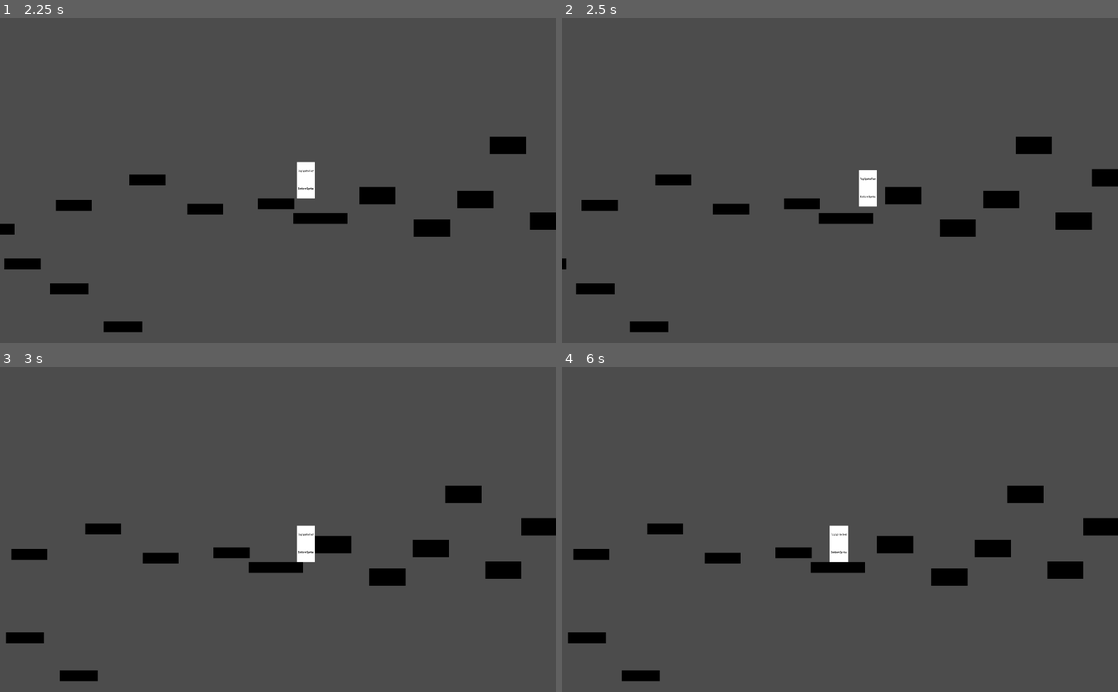
Above: before the commit, frames 1-4 (two rows, left to right).
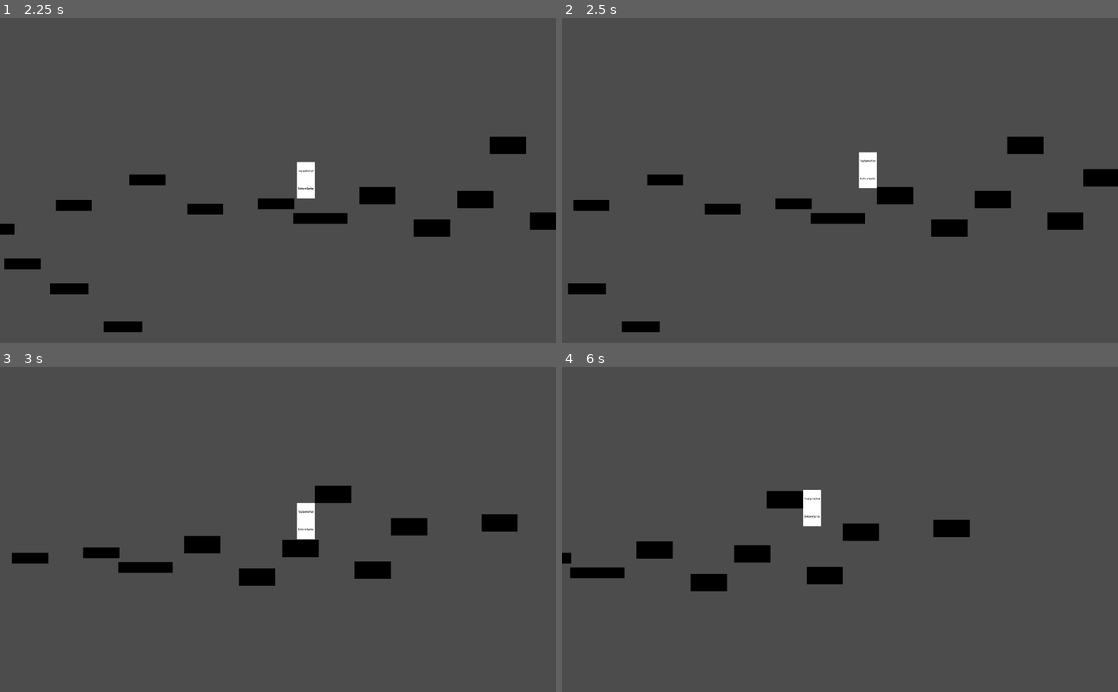
Above: after the commit, the same moments.

Repository: VeryCleverName3/Hybrid-Game-Jam
Game: Godot game, scene res://MainMenu.tscn
Two runs of this game, one before a commit and one after it. Both use one fixed random seed, a clock stepped at 60 frames per second and the inputs below.
Inputs:
- Up to frame 1 (2.25 s): click "Level Select" at 0.5 s; click "Test Level" at 1.25 s; tap Enter at 2 s; hold Right (ui_right) from 2.03 s (still down); hold Z (ui_ability1) from 2.03 s (still down)
- Up to frame 2 (2.5 s): keep holding Right (ui_right); keep holding Z (ui_ability1); tap X (ui_ability2) at 2.3 s
- Up to frame 3 (3 s): keep holding Right (ui_right); release Z (ui_ability1) at 2.78 s; tap X (ui_ability2) at 2.85 s
- Up to frame 4 (6 s): tap Z (ui_ability1) at 3.05, 4.55 s; release Right (ui_right) at 3.53 s; hold Left (ui_left) 3.53-4.28 s; hold Z (ui_ability1) 3.53-4.28 s; tap X (ui_ability2) at 3.8, 4.35, 5.3, 5.85 s; hold Right (ui_right) 4.28-5.78 s; hold Z (ui_ability1) 5.03-5.78 s; hold Left (ui_left) from 5.78 s (still down)

Frame 1 is identical in both runs. In frame 2, 2.0% of the frame differs, in the area x 0-96%, y 36-97%; in frame 3, 6.5%; in frame 4, 7.1%, in the area x 0-100%, y 36-97%.

Commit message:
Added a climb ability

Diff:
--- a/src/Player.gd
+++ b/src/Player.gd
@@ -25,6 +25,7 @@
 #teleport
 #boost
 #glide
+#climb
 
 func boost():
 	if (canBoost):
@@ -75,6 +76,8 @@
 			teleportNum = 1000
 		if(ab1 == "glide"):
 			isGliding = true
+		if(ab1 == "climb" and is_on_wall()):
+			velocity.y = -200
 	if (Input.is_action_pressed("ui_ability2")):
 		if (ab2 =="boost"):
 			boost();
@@ -82,6 +85,8 @@
 			teleportNum = 1000
 		if(ab2 == "glide"):
 			isGliding = true
+		if(ab2 == "climb" and is_on_wall()):
+			velocity.y = -200
 
 	if(isGliding and velocity.y > 100):
 		velocity.y = 100
--- a/src/Player.tscn
+++ b/src/Player.tscn
@@ -40,8 +40,8 @@
 jumpspeed = 300
 maxNumJumps = 1
 boostMultiplier = 1
-ab1 = "glide"
-ab2 = "doubleJump"
+ab1 = "climb"
+ab2 = "teleport"
 
 [node name="TopSprite" type="AnimatedSprite" parent="." index="0"]
 
